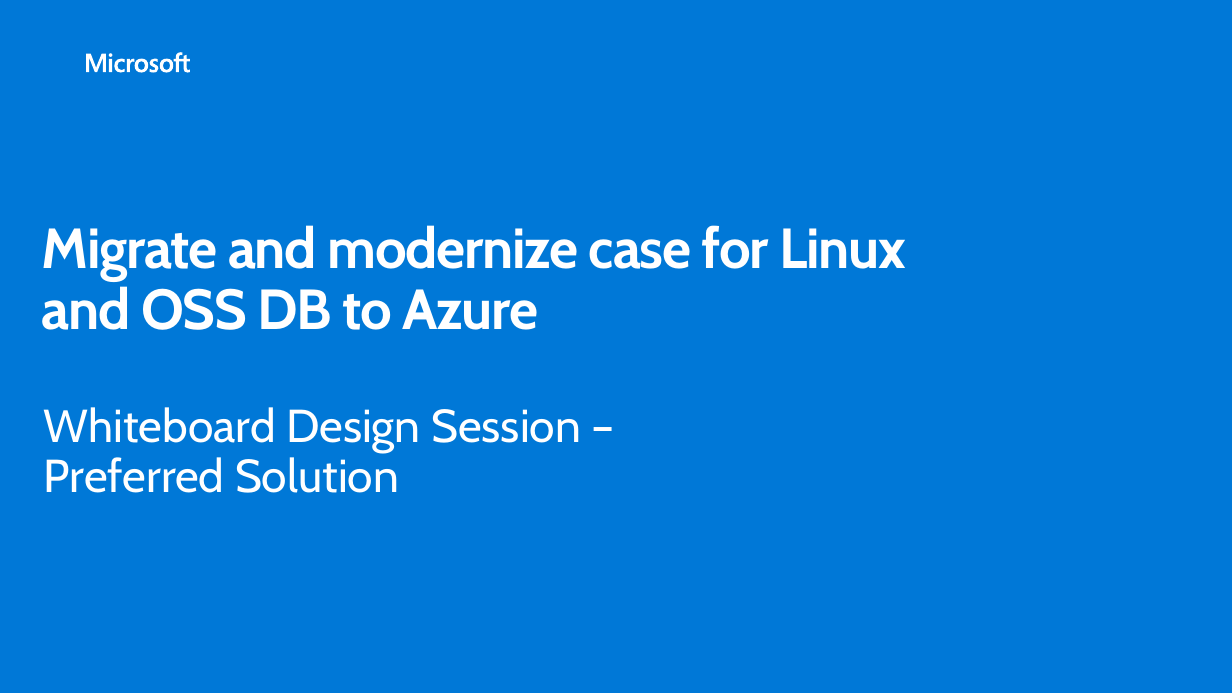
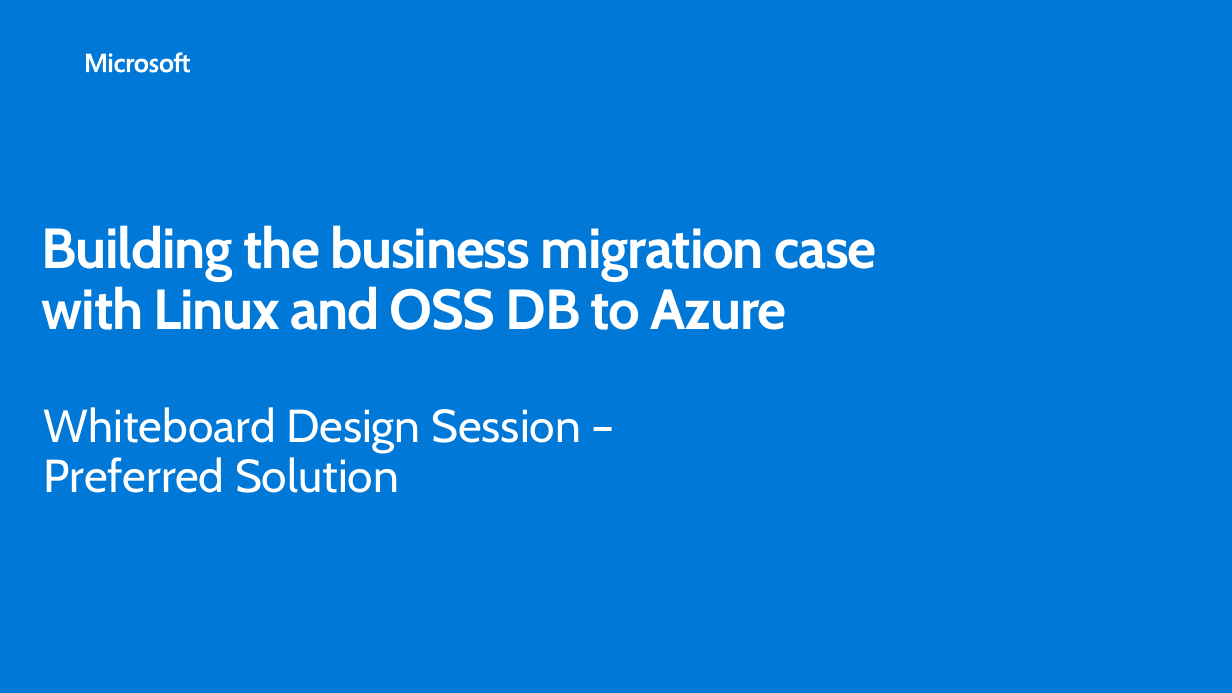
Before and after one commit to solliancenet/MCW-Migrate-Linux-OSS-DB-to-Azure, a slide deck: slide 12 of Whiteboard design session/WDS trainer presentation - Migrate and modernize case for Linux and OSS DB to Azure.pptx. Drawn at 1232x693 pixels with LibreOffice and Linux fonts; fonts in the diff are those of the drawing; background and template pictures are left out. Boxes give left, top, right and bottom in pixels: in the first picture for what was removed or moved away, otherwise in the second. Text is boxed around its words. In the diff, an @@ line names an element or a change of style, - is before the commit and + after.

```diff
--- a/Whiteboard design session/WDS trainer presentation - Migrate and modernize case for Linux and OSS DB to Azure.pptx
+++ b/Whiteboard design session/WDS trainer presentation - Migrate and modernize case for Linux and OSS DB to Azure.pptx
@@ title at [42, 225, 877, 330]: text changed @@
-Migrate and modernize case for Linux and OSS DB to Azure
+Building the business migration case with Linux and OSS DB to Azure
```
Also in this commit, not shown: 1 other slide changed, 5 other files.
